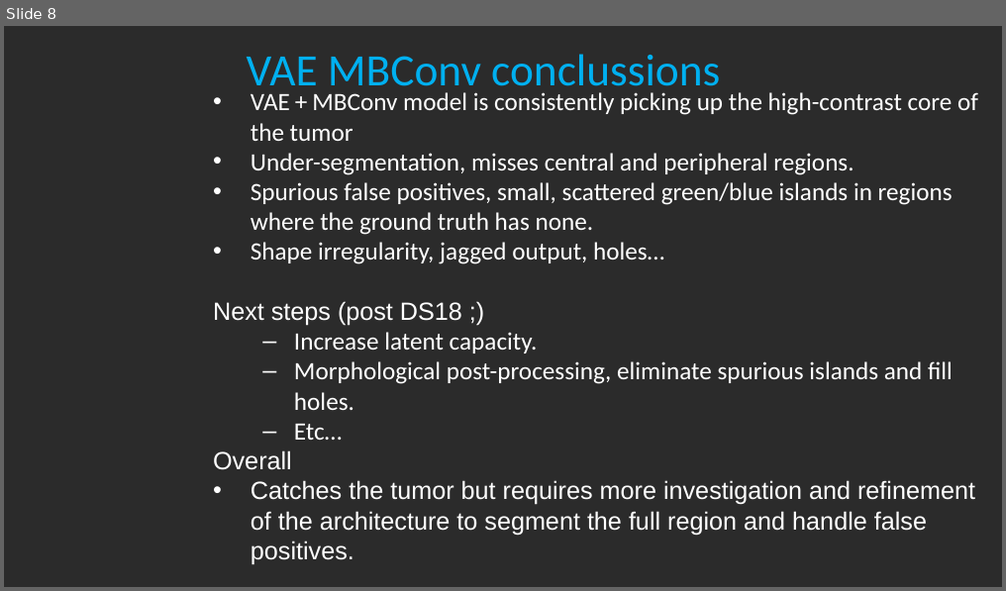
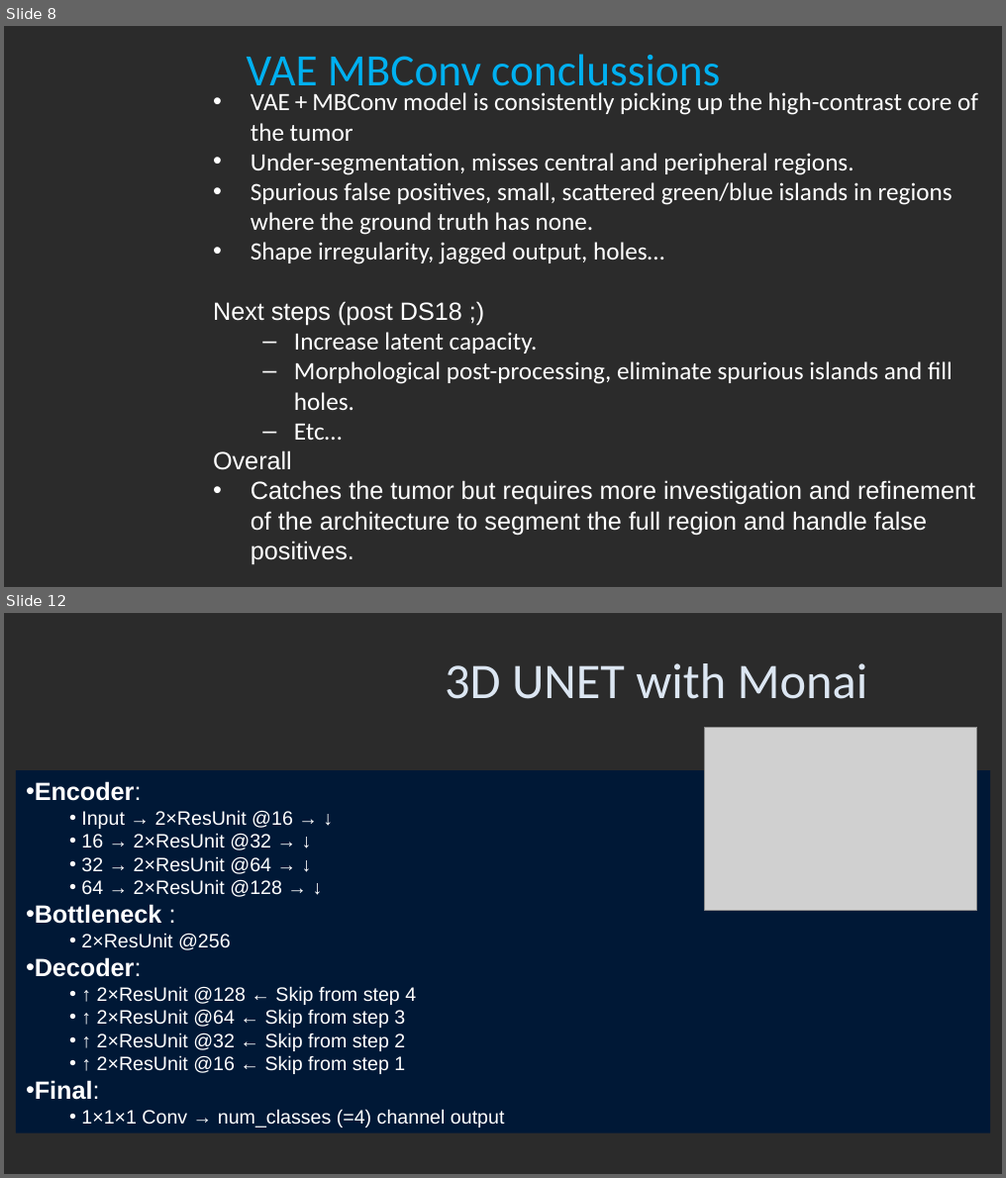
Before and after one commit to daniel-chervin/DS18_FinalProject, a slide deck: ds18_GBM_Autosegmentation.pptx. Shown one above the other, each under a label of ours: slide 8 before the commit, slides 8 and 12 after it; the slides between them are not shown. The pictures are 1006x591 and 1006x1178 pixels, drawn with LibreOffice and Linux fonts; fonts in the diff are those of the drawing; grey boxes stand for pictures; background and template pictures are left out; a plain dark background stands for a picture behind light text. Boxes give left, top, right and bottom in pixels: in the first picture for what was removed or moved away, otherwise in the second. Text is boxed around its words. In the diff, an @@ line names an element or a change of style, - is before the commit and + after.

```diff
--- a/ds18_GBM_Autosegmentation.pptx
+++ b/ds18_GBM_Autosegmentation.pptx
@@ slide 12 added at <box>4,613,1002,1174</box>, background picture (left out) @@
@@ title added at <box>445,663,868,699</box>, 36 pt, text #DCE6F2 @@
+3D UNET with Monai
@@ picture added at <box>705,727,977,910</box> @@
@@ text added at <box>35,781,505,1128</box>, 14 pt, text #FFFFFF @@
+• Encoder:
+  • Input → 2×ResUnit @16 → ↓
+  • 16 → 2×ResUnit @32 → ↓
+  • 32 → 2×ResUnit @64 → ↓
+  • 64 → 2×ResUnit @128 → ↓
+• Bottleneck :
+  • 2×ResUnit @256
+• Decoder:
+  • ↑ 2×ResUnit @128 ← Skip from step 4
+  • ↑ 2×ResUnit @64 ← Skip from step 3
+  • ↑ 2×ResUnit @32 ← Skip from step 2
+  • ↑ 2×ResUnit @16 ← Skip from step 1
+• Final:
+  • 1×1×1 Conv → num_classes (=4) channel output
```
Also in this commit, not shown: 5 slides changed, 8 other slides added, 3 slides removed.
